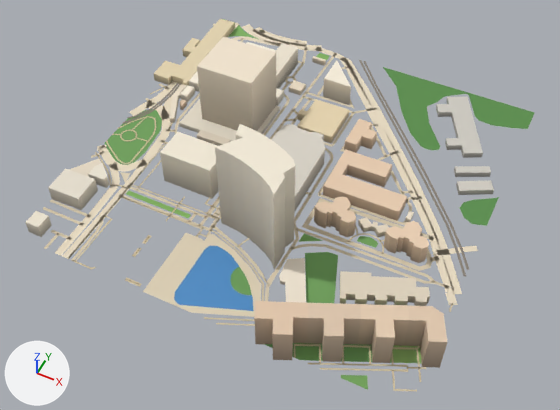
The glTF model public/assets/bengaluru-region-v1/tiles/t-8_7-l0.glb as it was, and as the next commit left it.
Camera for both pictures: a 50 mm lens placed at (-3451.0, 3110.0, 722.0), pointed at (-3737.0, 3682.0, 7.0). Arrows for +X, +Y and +Z are at lower left; the lights stay in place. The picture after the commit comes second. Vertices at exactly the same position are counted once.

Script lines for the objects in view, before the commit:
```python
me_building = bpy.data.meshes.new('building')
me_building.from_pydata(...)  # 815 vertices, 1174 faces; spans x -14.0..512.0, y -12.0..486.0, z 0.0..128.0
me_building.materials.append(mat_building)
me_ground = bpy.data.meshes.new('ground')
me_ground.from_pydata(...)  # 2236 vertices, 1877 faces; spans x -6.0..504.0, y -1.0..507.0, z 1.0
me_ground.materials.append(mat_ground)
me_water = bpy.data.meshes.new('water')
me_water.from_pydata(...)  # 47 vertices, 58 faces; spans x 212.1..304.5, y 3.0..95.6, z 0.5
me_water.materials.append(mat_water)
ob_building = bpy.data.objects.new('building', me_building)
ob_building.location = (-4000.0, 3500.0, 0.0)
ob_ground = bpy.data.objects.new('ground', me_ground)
ob_ground.location = (-4000.0, 3500.0, 0.0)
ob_water = bpy.data.objects.new('water', me_water)
ob_water.location = (-4000.0, 3500.0, 0.0)
```
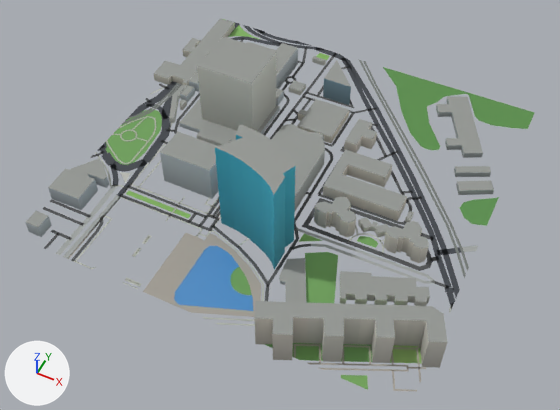
Boxes [x1, y1, x2, y2] around the edits, measured in the pictures (560 x 410 px; the box of a moved part takes in the faces that stretch with it):
part 1 of me_building, recoloured (darker)
    both: [25, 19, 494, 368]
part 2 of me_ground, moved or reshaped
    before: [55, 185, 118, 256]
    after: [55, 186, 117, 255]
part 3 of me_ground, moved or reshaped
    before: [116, 161, 149, 197]
    after: [117, 161, 148, 196]
part 4 of me_ground, rebuilt
    before: [340, 57, 453, 288]
    after: [341, 58, 452, 288]
part 5 of me_ground, rebuilt
    before: [349, 66, 458, 282]
    after: [350, 66, 457, 282]
part 6 of me_ground, rebuilt (9% shorter)
    before: [242, 24, 289, 46]
    after: [243, 25, 289, 45]
part 7 of me_ground, rebuilt (17% narrower)
    before: [109, 164, 120, 186]
    after: [110, 165, 119, 186]
part 8 of me_ground, rebuilt (16% shorter)
    before: [146, 102, 169, 120]
    after: [146, 104, 168, 119]
part 9 of me_ground, rebuilt
    before: [342, 57, 354, 66]
    after: [342, 57, 353, 67]
part 10 of me_ground, rebuilt (31% narrower, 8% shorter)
    before: [445, 292, 457, 304]
    after: [447, 293, 455, 304]
part 11 of me_ground, rebuilt
    before: [451, 281, 462, 295]
    after: [451, 282, 460, 298]
part 12 of me_ground, moved or reshaped
    before: [43, 88, 163, 269]
    after: [43, 87, 164, 289]
part 13 of me_ground, moved or reshaped
    before: [213, 20, 376, 84]
    after: [227, 20, 376, 84]
part 14 of me_ground, moved or reshaped
    before: [204, 246, 478, 382]
    after: [202, 246, 478, 382]
part 15 of me_ground, moved or reshaped
    before: [199, 214, 219, 228]
    after: [199, 198, 220, 228]
part 16 of me_ground, recoloured
    both: [50, 20, 477, 392]

The change, as a list of edits to the scene's bpy script:
```text
Change me_building:
    remove me_building.from_pydata(...)  # 815 vertices, 1174 faces; spans x -14.0..512.0, y -12.0..486.0, z 0.0..128.0
    add me_building.from_pydata(...)  # 815 vertices, 1503 faces; spans x -14.0..512.0, y -12.0..486.0, z 0.0..128.0
    me_building part 1: 1174 kept faces spanning x -14.0..512.0, y -12.0..486.0, z 0.0..128.0 get new vertex colours
    edits to the shape of me_building do not show in these pictures
Change me_ground:
    remove me_ground.from_pydata(...)  # 2236 vertices, 1877 faces; spans x -6.0..504.0, y -1.0..507.0, z 1.0
    add me_ground.from_pydata(...)  # 2258 vertices, 1895 faces; spans x 0.0..500.0, y 0.0..500.0, z 1.0
    me_ground part 2: the loose piece of 14 vertices spanning x 53.0..66.0, y 0.0..123.0, z 1.0 is scaled about its middle by (0.713, 1, 1)
    me_ground part 3: the loose piece of 14 vertices spanning x 64.0..77.0, y 110.0..177.0, z 1.0 is scaled about its middle by (0.717, 1, 1)
    me_ground part 4: the loose piece of 36 vertices spanning x 209.0..492.0, y 157.0..496.0, z 1.0 is rebuilt with 36 vertices and now spans x 210.0..491.0, y 158.0..495.0, z 1.0
    me_ground part 5: the loose piece of 32 vertices spanning x 228.0..495.0, y 168.0..483.0, z 1.0 is rebuilt with 32 vertices and now spans x 229.0..494.0, y 169.0..482.0, z 1.0
    me_ground part 6: the loose piece of 12 vertices spanning x 39.0..126.0, y 476.0..506.0, z 1.0 is rebuilt with 12 vertices and now spans x 37.0..126.0, y 479.0..500.0, z 1.0
    me_ground part 7: the loose piece of 10 vertices spanning x 29.0..63.0, y 120.0..157.0, z 1.0 is rebuilt with 10 vertices and now spans x 30.0..61.0, y 121.0..156.0, z 1.0
    me_ground part 8: the loose piece of 10 vertices spanning x 6.0..52.0, y 255.0..281.0, z 1.0 is rebuilt with 10 vertices and now spans x 7.0..51.0, y 257.0..279.0, z 1.0
    me_ground part 9: the loose piece of 6 vertices spanning x 211.0..235.0, y 476.0..497.0, z 1.0 is rebuilt with 6 vertices and now spans x 211.0..234.0, y 477.0..496.0, z 1.0
    me_ground part 10: the loose piece of 4 vertices spanning x 487.0..503.0, y 139.0..156.0, z 1.0 is rebuilt with 5 vertices and now spans x 488.0..500.0, y 139.0..156.0, z 1.0
    me_ground part 11: the loose piece of 4 vertices spanning x 487.0..504.0, y 153.0..173.0, z 1.0 is rebuilt with 6 vertices and now spans x 488.0..500.0, y 148.0..172.0, z 1.0
    me_ground part 12: 12 vertices moved from x -6.0..108.0, y 0.0..346.0, z 1.0 to x 0.0..108.0, y 0.0..345.0, z 1.0; 41 vertices removed from x -5.0..110.0, y -1.0..332.0, z 1.0; 52 vertices added at x 0.0..173.0, y 0.0..331.0, z 1.0
    me_ground part 13: 15 vertices moved from x 12.0..263.0, y 438.0..501.0, z 1.0 to x 12.0..260.0, y 439.0..500.0, z 1.0; 36 vertices removed from x -4.0..253.0, y 416.0..507.0, z 1.0; 43 vertices added at x 0.0..251.0, y 416.0..500.0, z 1.0
    me_ground part 14: 24 vertices moved from x 259.0..502.0, y -1.0..233.0, z 1.0 to x 257.0..500.0, y 0.0..234.0, z 1.0; 18 vertices removed from x 355.0..504.0, y -1.0..195.0, z 1.0; 19 vertices added at x 356.0..500.0, y 0.0..191.0, z 1.0
    me_ground part 15: 4 vertices moved from x 186.0..205.0, y 112.0..133.0, z 1.0 to x 187.0..204.0, y 111.0..134.0, z 1.0; 2 vertices removed from x 188.0..190.0, y 130.0..135.0, z 1.0; 2 vertices added at x 187.0..191.0, y 130.0..134.0, z 1.0
    me_ground part 16: 1348 kept faces spanning x 0.0..500.0, y 0.0..500.0, z 1.0 get new vertex colours; the middle colour goes from beige #d7c9ae to dark grey #535556
    other edits to the shape of me_ground do not show in these pictures
```
